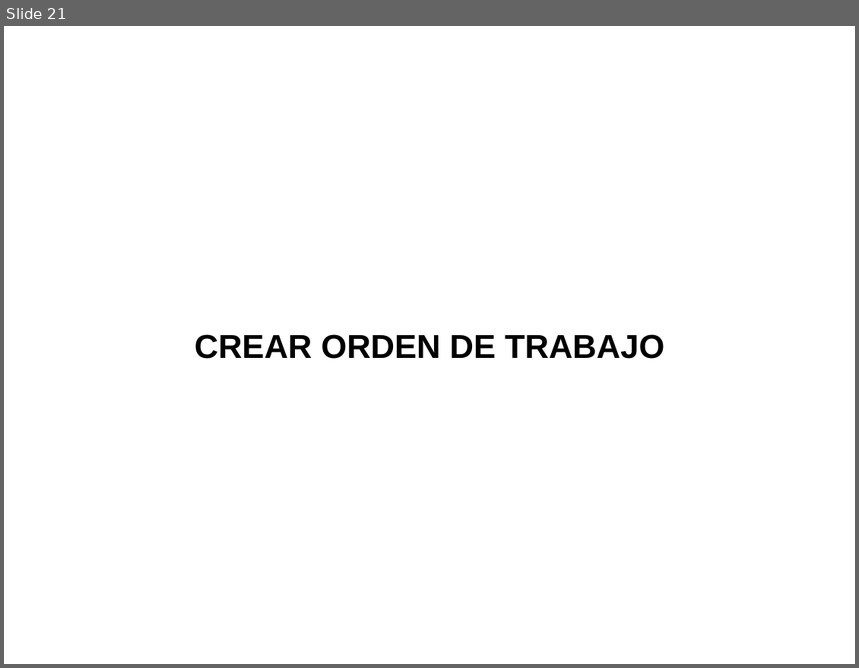
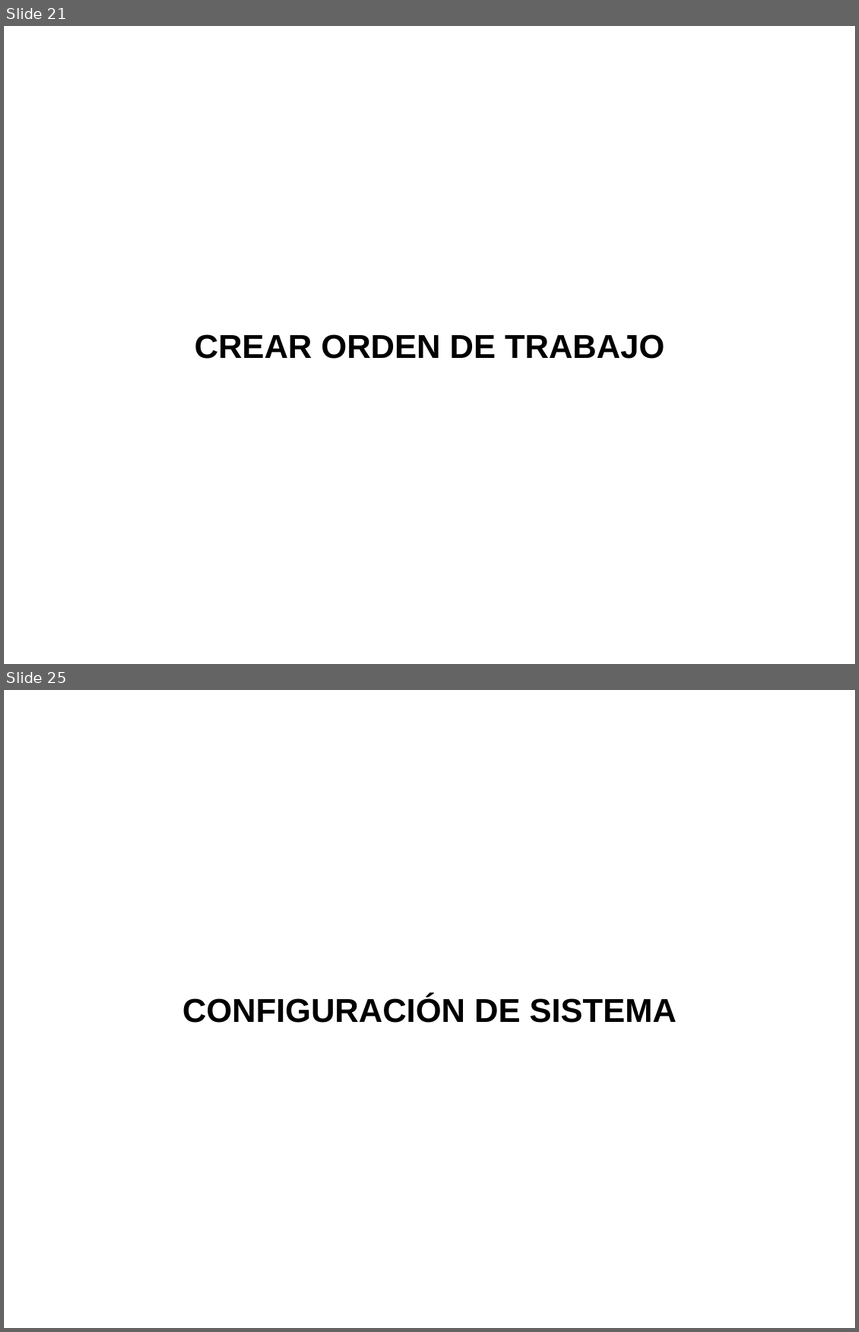
Before and after one commit to saburto/sigset, a slide deck: sigset/documentos/Documentos finales/Presentacion.pptx. Shown one above the other, each under a label of ours: slide 21 before the commit, slides 21 and 25 after it; the slides between them are not shown. The pictures are 859x668 and 859x1332 pixels, drawn with LibreOffice and Linux fonts; fonts in the diff are those of the drawing; background and template pictures are left out. Boxes give left, top, right and bottom in pixels: in the first picture for what was removed or moved away, otherwise in the second. Text is boxed around its words. In the diff, an @@ line names an element or a change of style, - is before the commit and + after.

```diff
--- a/sigset/documentos/Documentos finales/Presentacion.pptx
+++ b/sigset/documentos/Documentos finales/Presentacion.pptx
@@ slide 25 added at [4,690,855,1328], background picture (left out) @@
@@ text added at [183,996,677,1023], 28 pt, text #000000, bold @@
+CONFIGURACIÓN DE SISTEMA
```
Also in this commit, not shown: 4 slides changed, 1 other slide added, 3 slides removed.
